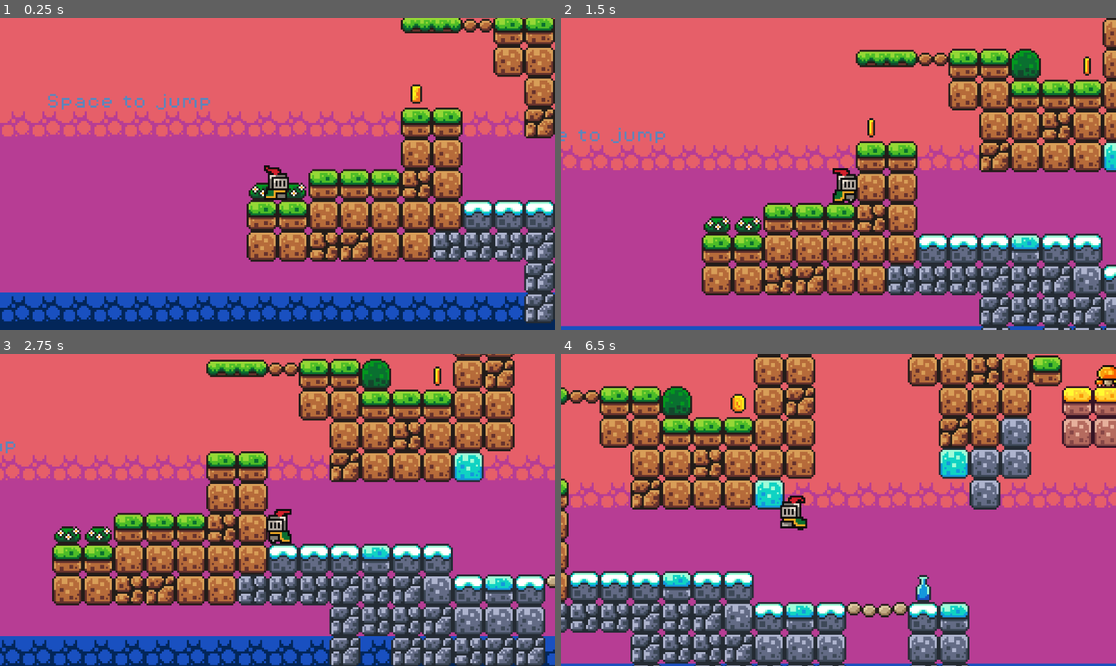
Above: before the commit, frames 1-4 (two rows, left to right).
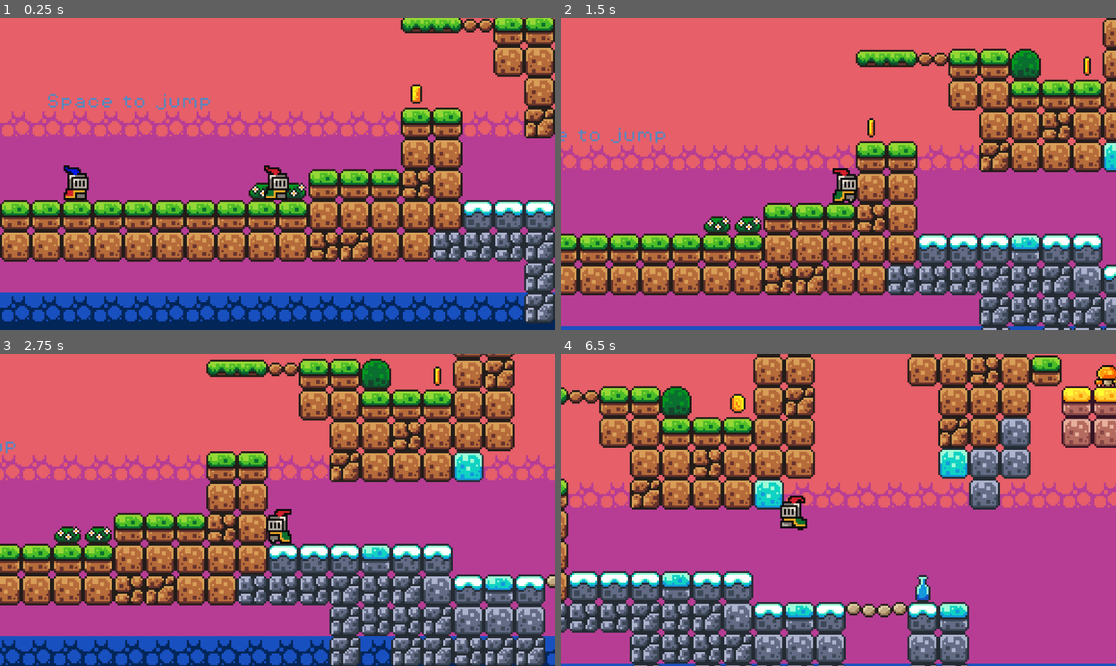
Above: after the commit, the same moments.

Repository: voyous/first-game-godot
Game: Godot game, scene res://scenes/game.tscn
The game is run twice, just before and just after one commit, with the same random seed, the same clock (stepped at 60 frames per second) and the same inputs.
Inputs:
- Up to frame 1 (0.25 s): no input
- Up to frame 2 (1.5 s): hold Right (move_right) from 0.53 s (still down); tap Up (jump) at 0.77 s
- Up to frame 3 (2.75 s): tap Up (jump) at 1.52 s; release Right (move_right) at 2.03 s; hold Left (move_left) from 2.03 s (still down)
- Up to frame 4 (6.5 s): release Left (move_left) at 2.78 s; hold Right (move_right) 2.78-4.28 s; tap Up (jump) at 3.02, 3.77, 4.52, 6.02 s; hold Left (move_left) 4.28-5.03 s; hold Right (move_right) 5.03-5.78 s; hold Left (move_left) from 5.78 s (still down)

The runs differ from the first frame. In frame 1, 8.8% of the frame differs, in the area x 0-45%, y 47-79%; in frame 2, 4.8%; in frame 3, 1.8%; in frame 4, 5.7%.

Commit message:
added merchant character
- added merchant character to game world
- added idle animation for merchant
- added look around for merchant

Diff:
--- a/scenes/game.tscn
+++ b/scenes/game.tscn
@@ -9,6 +9,7 @@
 [ext_resource type="PackedScene" uid="uid://br36inqt7ujdw" path="res://scenes/killzone.tscn" id="5_iywne"]
 [ext_resource type="PackedScene" uid="uid://bkn2u2tho8hk2" path="res://scenes/slime.tscn" id="6_p57ef"]
 [ext_resource type="FontFile" uid="uid://d0tqywqfpkkp5" path="res://assets/fonts/PixelOperator8.ttf" id="7_u5sy4"]
+[ext_resource type="PackedScene" uid="uid://bbwmasxrgtj20" path="res://scenes/merchant.tscn" id="10_vtaks"]
 
 [sub_resource type="TileSetAtlasSource" id="TileSetAtlasSource_lnu2h"]
 texture = ExtResource("2_yqjtg")
@@ -240,7 +241,7 @@
 layer_0/name = "background2"
 layer_0/tile_data = PackedInt32Array(-1900584, 196608, 9, -1835048, 196608, 9, -1769512, 196608, 9, -1703976, 196608, 9 …(135958 unchanged characters)…
 layer_1/name = "mid"
-layer_1/tile_data = PackedInt32Array(65535, 0, 0, 0, 0, 0, - …(6546 unchanged characters)…  -1048546, 458752, 5, -589758, 262144, 1)
+layer_1/tile_data = PackedInt32Array(65535, 0, 0, 0, 0, 0, - …(6546 unchanged characters)…  -1048546, 458752, 5, -589758, 262144, 1, 65534, 0, 0, 65533, 0, 0, 65532, 0, 0, 65531, 0, 0, 65530, 0, 0, 65529, 0, 0, 65528, 0, 0, 65527, 0, 0, 131070, 0, 1, 131069, 0, 1, 131068, 0, 1, 131067, 0, 1, 131066, 0, 1, 131065, 0, 1, 131064, 0, 1, 131063, 0, 1)
 
 [node name="player" parent="." instance=ExtResource("1_uwrxv")]
 
@@ -366,3 +367,6 @@
 theme_override_fonts/font = ExtResource("7_u5sy4")
 theme_override_font_sizes/font_size = 8
 text = "Great work!"
+
+[node name="merchant" parent="." instance=ExtResource("10_vtaks")]
+position = Vector2(-104, 0)
--- /dev/null
+++ b/scenes/merchant.tscn
@@ -0,0 +1,53 @@
+[gd_scene load_steps=8 format=3 uid="uid://bbwmasxrgtj20"]
+
+[ext_resource type="Script" uid="uid://cfl6lcqdg8bl8" path="res://scripts/merchant.gd" id="1_12ke4"]
+[ext_resource type="Texture2D" uid="uid://b3onhsrr1a2vh" path="res://assets/sprites/merchant.png" id="1_v18v5"]
+
+[sub_resource type="AtlasTexture" id="AtlasTexture_12ke4"]
+atlas = ExtResource("1_v18v5")
+region = Rect2(0, 0, 32, 32)
+
+[sub_resource type="AtlasTexture" id="AtlasTexture_7rnkl"]
+atlas = ExtResource("1_v18v5")
+region = Rect2(32, 0, 32, 32)
+
+[sub_resource type="AtlasTexture" id="AtlasTexture_1xj0k"]
+atlas = ExtResource("1_v18v5")
+region = Rect2(0, 32, 32, 32)
+
+[sub_resource type="AtlasTexture" id="AtlasTexture_0gj23"]
+atlas = ExtResource("1_v18v5")
+region = Rect2(32, 32, 32, 32)
+
+[sub_resource type="SpriteFrames" id="SpriteFrames_krsg3"]
+animations = [{
+"frames": [{
+"duration": 1.0,
+"texture": SubResource("AtlasTexture_12ke4")
+}, {
+"duration": 1.0,
+"texture": SubResource("AtlasTexture_7rnkl")
+}, {
+"duration": 1.0,
+"texture": SubResource("AtlasTexture_1xj0k")
+}, {
+"duration": 1.0,
+"texture": SubResource("AtlasTexture_0gj23")
+}],
+"loop": true,
+"name": &"default",
+"speed": 10.0
+}]
+
+[node name="merchant" type="Node2D"]
+script = ExtResource("1_12ke4")
+
+[node name="AnimatedSprite2D" type="AnimatedSprite2D" parent="."]
+position = Vector2(0, -12)
+sprite_frames = SubResource("SpriteFrames_krsg3")
+autoplay = "default"
+frame_progress = 0.0985588
+
+[node name="Timer" type="Timer" parent="."]
+
+[connection signal="timeout" from="Timer" to="." method="_on_timer_timeout"]
--- /dev/null
+++ b/scripts/merchant.gd
@@ -0,0 +1,18 @@
+extends Node2D
+
+@onready var timer: Timer = $Timer
+@onready var animated_sprite: AnimatedSprite2D = $AnimatedSprite2D
+
+var rand = RandomNumberGenerator.new();
+
+# Called when the node enters the scene tree for the first time.
+func _ready() -> void:
+	timer.start(rand.randf_range(0.1, 1.5));
+
+func _on_timer_timeout() -> void:
+	if animated_sprite.flip_h == true:
+		animated_sprite.flip_h = false;
+	else:
+		animated_sprite.flip_h = true;
+
+	timer.start(rand.randf_range(0.5, 3));
Binary file added: assets/sprites/merchant.png
Not shown, added: assets/sprites/merchant.png.import
Not shown: 1 places in scenes/game.tscn that only renumber resources
Not shown, added: scripts/merchant.gd.uid
